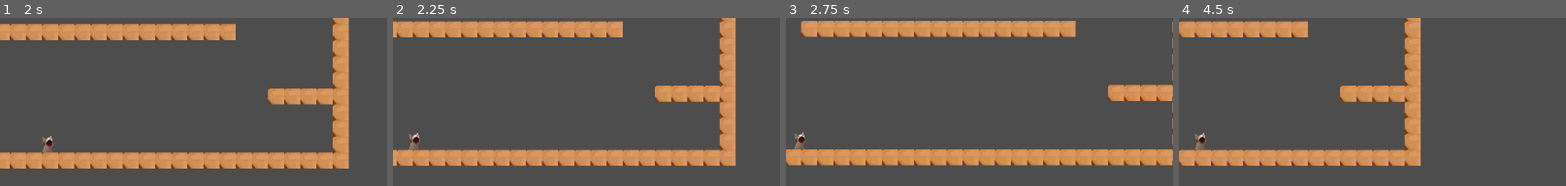
Above: before the commit, frames 1-4 (left to right).
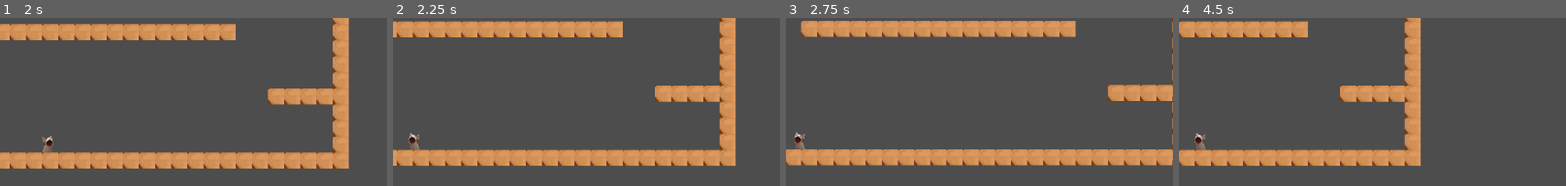
Above: after the commit, the same moments.

Repository: penguinissus/first-platformer
Game: Godot game, scene res://main.tscn
Same seed, same stepped clock (60 frames per second), same inputs: the game is played once before the commit and once after it.
Inputs:
- Up to frame 1 (2 s): tap Enter at 0.5 s; hold Right (right) from 0.53 s (still down); tap Space (jump) at 0.77, 1.52 s
- Up to frame 2 (2.25 s): release Right (right) at 2.03 s; hold Left (left) from 2.03 s (still down)
- Up to frame 3 (2.75 s): keep holding Left (left)
- Up to frame 4 (4.5 s): release Left (left) at 2.78 s; hold Right (right) 2.78-4.28 s; tap Space (jump) at 3.02, 3.77 s; hold Left (left) from 4.28 s (still down)
The pictures show only the part of the screen within x 46-96%, y 28-78%; the shares and areas given below are measured in that part.

Frame 1 is identical in both runs. In frame 2, 0.2% of the frame differs, in the area x 4-8%, y 68-79%; in frame 3, 0.2%; in frame 4, 0.2%.

Commit message:
Update player.gd

Diff:
--- a/daydream-jumpstart-godot/player.gd
+++ b/daydream-jumpstart-godot/player.gd
@@ -17,6 +17,10 @@
 	var direction := Input.get_axis("left", "right")
 	if direction:
 		velocity.x = direction * SPEED
+		if direction < 0:
+			$Sprite2D.flip_h = true
+		elif direction > 0:
+			$Sprite2D.flip_h = false
 	else:
 		velocity.x = move_toward(velocity.x, 0, 12)
 
